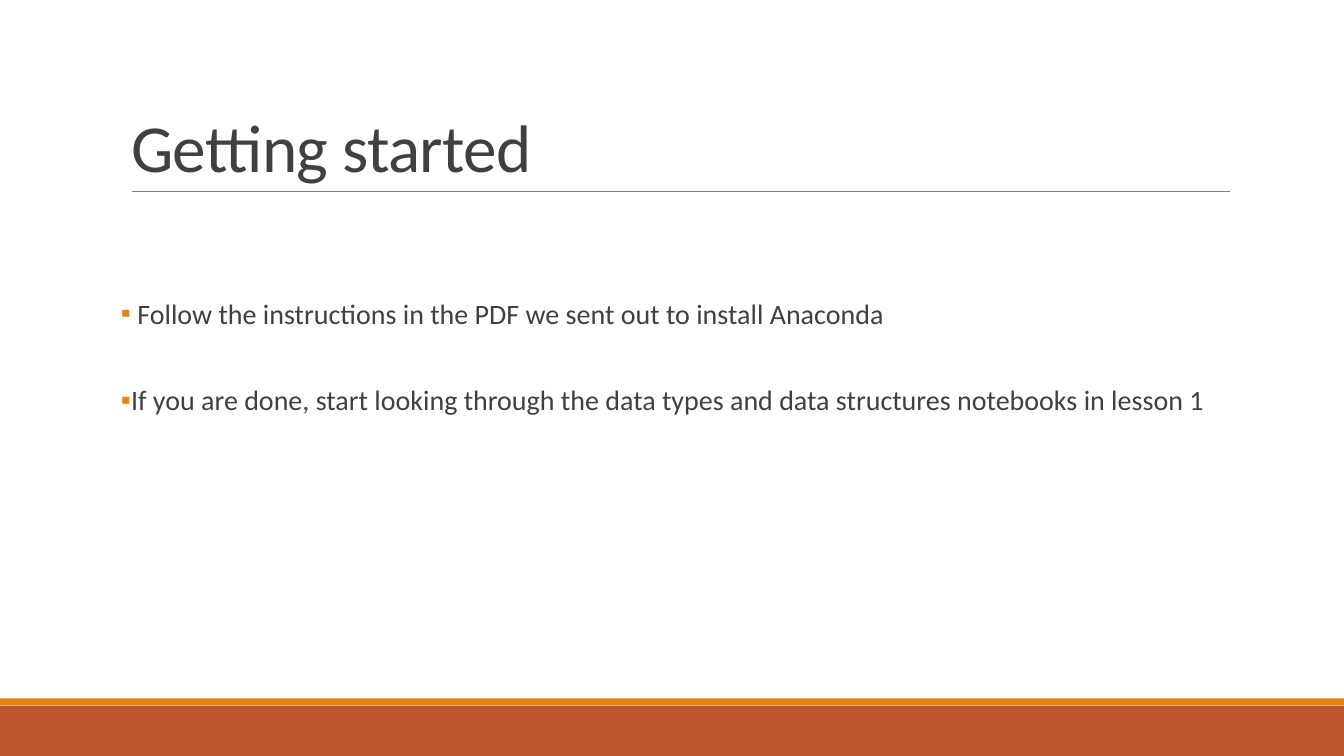
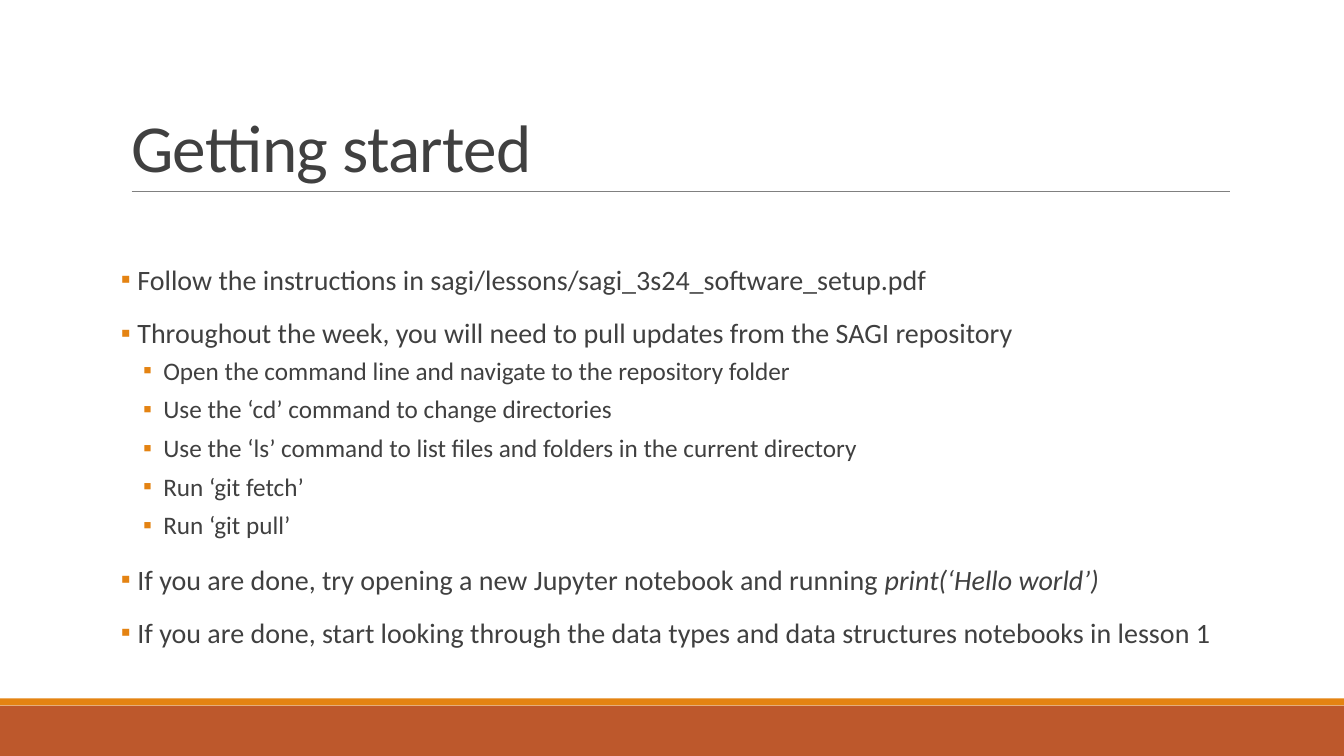
Before and after one commit to loganfoote/sagi, a slide deck: slide 4 of lessons/instrument_control/lesson1/lesson1.pptx. Drawn at 1344x756 pixels with LibreOffice and Linux fonts; fonts in the diff are those of the drawing. Boxes give left, top, right and bottom in pixels: in the first picture for what was removed or moved away, otherwise in the second. Text is boxed around its words. In the diff, an @@ line names an element or a change of style, - is before the commit and + after.

```diff
--- a/lessons/instrument_control/lesson1/lesson1.pptx
+++ b/lessons/instrument_control/lesson1/lesson1.pptx
@@ text at <box>137,270,1099,595</box>: text changed @@
-▪ Follow the instructions in the PDF we sent out to install Anaconda
+▪ Follow the instructions in sagi/lessons/sagi_3s24_software_setup.pdf
+▪ Throughout the week, you will need to pull updates from the SAGI repository
+  ▪ Open the command line and navigate to the repository folder
+  ▪ Use the ‘cd’ command to change directories
+  ▪ Use the ‘ls’ command to list files and folders in the current directory
+  ▪ Run ‘git fetch’
+  ▪ Run ‘git pull’
+▪ If you are done, try opening a new Jupyter notebook and running print(‘Hello world’)
@@ text at <box>137,623,1210,648</box>: line spacing 2 to 1 @@
```
Also in this commit, not shown: 3 other slides changed, 9 other files.
